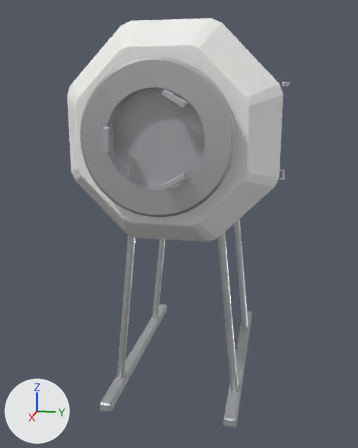
An edit to the glTF model models/station/ax_station_17_surface_airlock.glb, drawn before and after from the same camera.
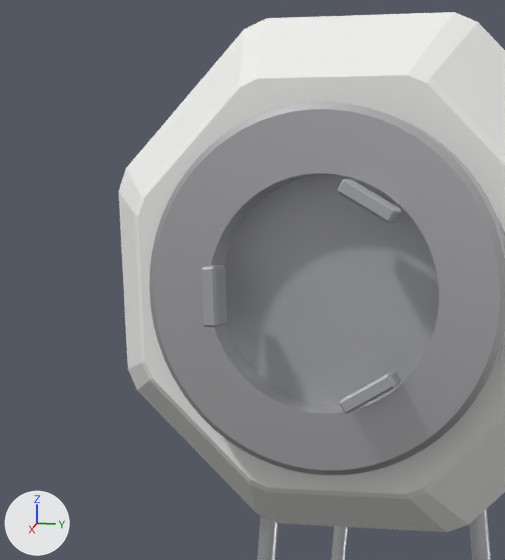
Each version appears first whole from a camera (50 mm lens) standing at (6.99, 1.23, 1.5) and looking at (0.21, -0.12, -0.2), and next in a close-up on the part from 5% to 65% of the width and 3% to 57% of the height. The lights are fixed; the arrows at lower left show +X, +Y and +Z. The first two pictures are the older version. Vertices at exactly the same position are counted once.

In view in the first close-up: 'hatch_door_1', 'port_top', 'port_top_petals', 'pressure_hull', 'skid_struts'.
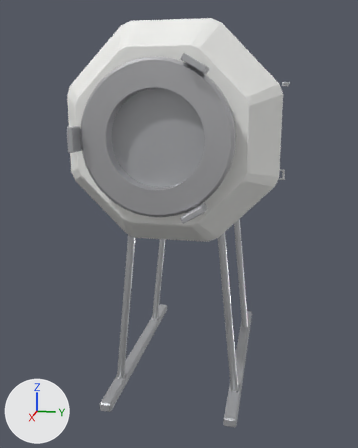
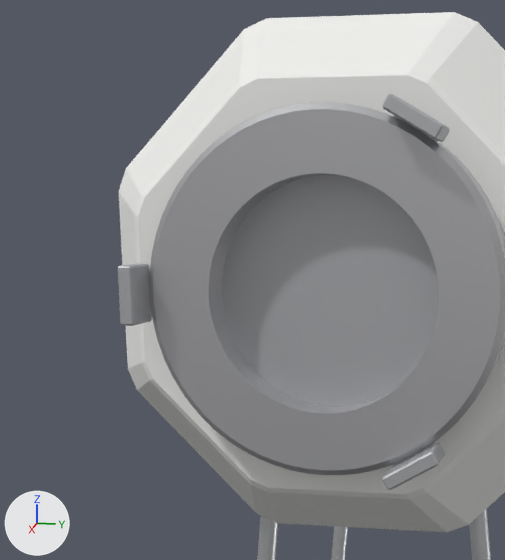
What differs and where, as boxes [x1, y1, x2, y2] in the close-ups (505 x 560 px):
'port_top_petals', reshaped (65% wider, 68% taller)
    before: [201, 179, 402, 414]
    after: [118, 94, 450, 490]

The edits, one by one:
me_ax_station_17_surface_airlock_port_top_petals is used by ob_port_top_petals; location (0.0, 0.0, 0.0).
me_ax_station_17_surface_airlock_port_top_petals had 72 vertices, 132 faces and spanned x 2.08..2.234, y -0.492..0.352, z 0.64..1.61.
me_ax_station_17_surface_airlock_port_top_petals now has 162 vertices, 312 faces and spans x 1.99..2.234, y -0.868..0.541, z 0.313..1.937.
me_ax_station_17_surface_airlock_port_top_petals part 1: the whole mesh is rebuilt.
